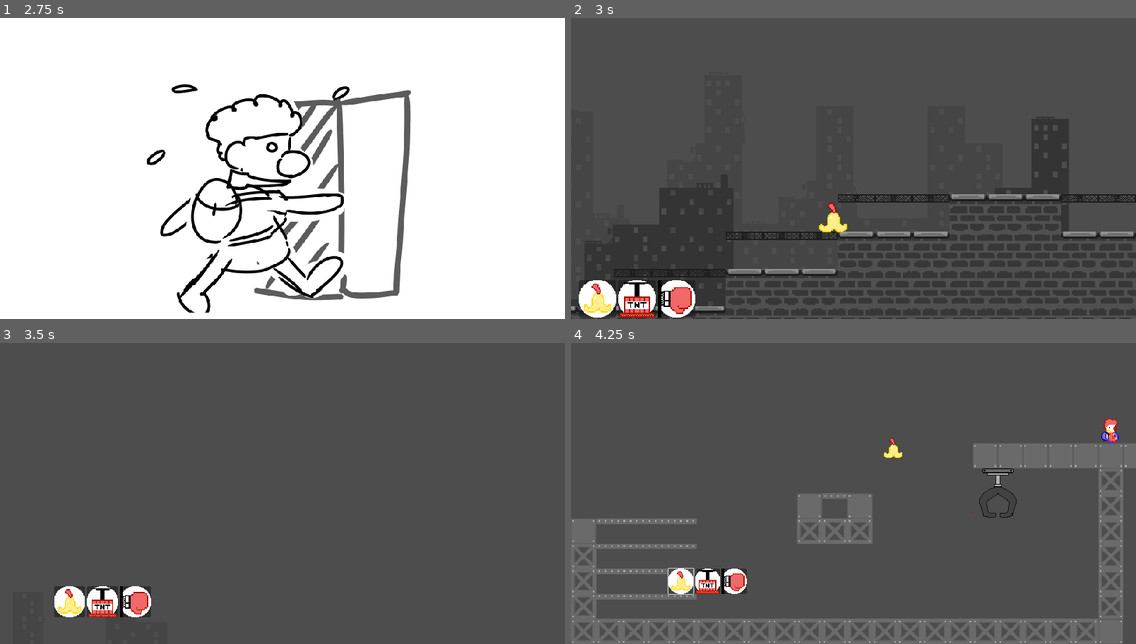
Above: before the commit, frames 1-4 (two rows, left to right).
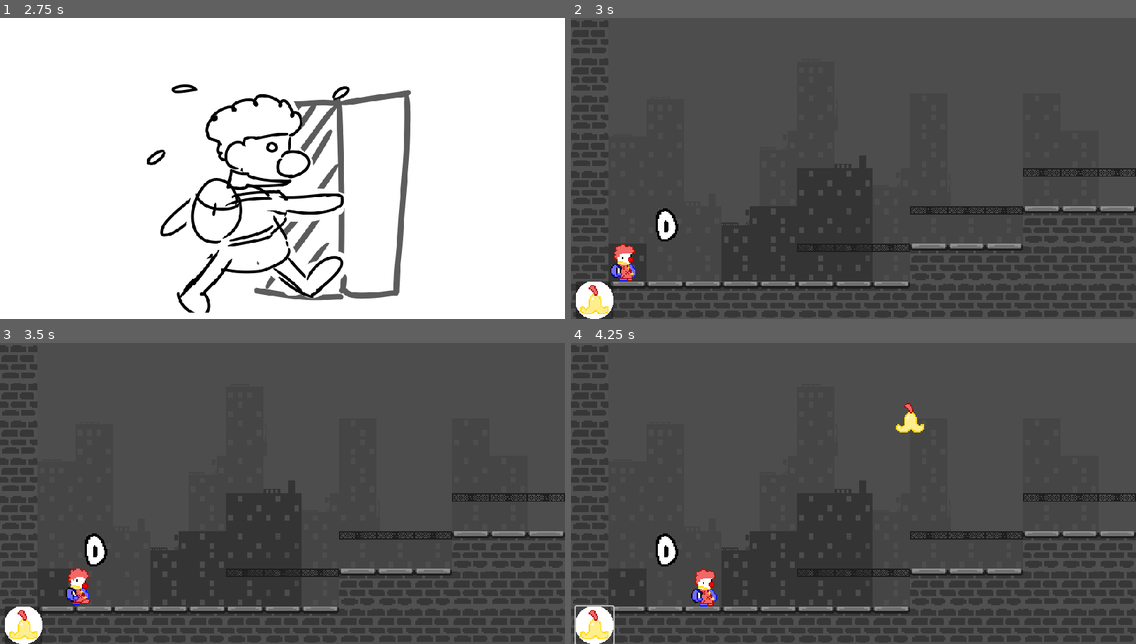
Above: after the commit, the same moments.

Repository: AronMurai/Clown
Game: Godot game, scene res://title/title_screen.tscn
Two runs of this game, one before a commit and one after it. Both use one fixed random seed, a clock stepped at 60 frames per second and the inputs below. Sound files missing from this copy of the repository are replaced by a short silence.
Inputs (mouse positions are in pixels of both pictures, inside the frame that each line leads up to; where the layout moved, square brackets give the same spot in the first picture):
- Up to frame 1 (2.75 s): click "PLAY" at 0.5 s; tap Enter at 1.25 s; move the mouse to (406, 153) at 1.27 s; tap F (FORCE_UPDATE_CAMERA) at 1.35 s; click (406, 153) at 1.42 s; tap Space at 2 s; move the mouse to (169, 183) at 2.02 s; click (169, 183) at 2.1 s
- Up to frame 2 (3 s): tap Enter at 2.75 s; move the mouse to (910, 102) at 2.77 s; tap F (FORCE_UPDATE_CAMERA) at 2.85 s; click (910, 102) at 2.92 s
- Up to frame 3 (3.5 s): no input
- Up to frame 4 (4.25 s): click (593, 625) [638, 601] at 3.5 s

Frame 1 is identical in both runs. In frame 2, 20% of the frame differs, in the area x 0-100%, y 32-100%; in frame 3, 13%; in frame 4, 25%, in the area x 0-100%, y 19-100%.

Commit message:
Finished Game!

Diff:
--- a/gags/tnt/tnt.tscn
+++ b/gags/tnt/tnt.tscn
@@ -13,7 +13,6 @@
 collision_layer = 2
 collision_mask = 4
 input_pickable = true
-gravity_scale = 0.0
 script = ExtResource("1_s7v2y")
 explosionMagnitude = 1000.0
 stunTime = 2.0
--- a/levels/level2.tscn
+++ b/levels/level2.tscn
@@ -15,7 +15,7 @@
 scale = Vector2(2, 2)
 tile_set = ExtResource("2_lta8o")
 format = 2
-layer_0/tile_data = PackedInt32Array(458753, 0, 7, 458754, 0 …(1236 unchanged characters)… , 65536, 6, 65566, 0, 6, 131102, 0, 7, 131103, 65536, 6, 131104, 65536, 6, -65504, 0, 7, -65505, 0, 7, -131041, 0, 7, -196577, 0, 6, -196576, 0, 6, 196640, 65536, 6, 196639, 65536, 6, 196638, 0, 7, 262174, 0, 7, 262175, 0, 7, 262176, 0, 7, 262177, 0, 7, 262178, 0, 7, 262179, 0, 7, 262180, 0, 7, 262181, 0, 7, 262182, 0, 7, 65570, 0, 6, 65569, 0, 6, 262183, 0, 7, 196647, 0, 7, 131111, 0, 7, 65575, 0, 6, 196648, 0, 7, -196569, 131072, 6, 262184, 0, 7, 131112, 0, 7, 131113, 0, 7, 196649, 0, 7, 262185, 0, 7, 131114, 0, 7, 196650, 0, 7, 65578, 65536, 6, 65577, 65536, 6, 65576, 65536, 6, 262186, 0, 7, 262187, 0, 7, 196651, 0, 7, 131115, 0, 7, 65579, 65536, 6, 65580, 0, 7, 262188, 0, 7, 196652, 0, 7, 131116, 0, 7, 44, 0, 7, -65492, 0, 7, -131028, 0, 7, -196568, 262144, 6, -196567, 262144, 6, -196566, 262144, 6, -196564, 131072, 6, -196565, 262144, 6)
+layer_0/tile_data = PackedInt32Array(458753, 0, 7, 458754, 0 …(1236 unchanged characters)… , 65536, 6, 65566, 0, 6, 131102, 0, 7, 196638, 0, 7, 262174, 0, 7, 262175, 0, 7, 262176, 0, 7, 262177, 0, 7, 262178, 0, 7, 262179, 0, 7, 262180, 0, 7, 262181, 0, 7, 262182, 0, 7, 65569, 65536, 6, 262183, 0, 7, 196647, 0, 7, 131111, 0, 7, 65575, 0, 6, 196648, 0, 7, 262184, 0, 7, 131112, 0, 7, 131113, 0, 7, 196649, 0, 7, 262185, 0, 7, 131114, 0, 7, 196650, 0, 7, 65578, 65536, 6, 65577, 65536, 6, 65576, 65536, 6, 262186, 0, 7, 262187, 0, 7, 196651, 0, 7, 131115, 0, 7, 65579, 65536, 6, 65580, 0, 7, 262188, 0, 7, 196652, 0, 7, 131116, 0, 7, 44, 0, 7, -65492, 0, 7, -131028, 0, 7, -196568, 262144, 6, -196567, 262144, 6, -196566, 262144, 6, -196564, 131072, 6, -196565, 262144, 6, 196639, 0, 6, 196640, 0, 6, 196641, 0, 6, 196642, 0, 6, 196643, 0, 6, 196644, 0, 6, 196645, 0, 6, 196646, 0, 6)
 
 [node name="Room0" parent="." instance=ExtResource("3_s5sjw")]
 position = Vector2(480, 256)
--- a/main.gd
+++ b/main.gd
@@ -1,5 +1,25 @@
 extends Node
+
+@export var player : Player
+@export var explosion : PackedScene
 
 func _on_end_of_game_body_entered(body):
 	if body is Player:
-		get_tree().change_scene_to_file("res://cutscenes/ending_cutscene.tscn")
+		end_game()
+
+func end_game():
+	var giantExplosion = explosion.instantiate()
+	add_child(giantExplosion)
+	var tween = get_tree().create_tween()
+	giantExplosion.position = $ExplosionPosition.position
+	giantExplosion.scale = Vector2(4.0, 4.0)
+	tween.set_parallel(true)
+	tween.tween_property(player, "rotation", 270, 2)
+	tween.tween_property(player, "position", $TentPosition.position, 2)
+	tween.tween_property(player, "scale", Vector2(0.1, 0.1), 2)
+	tween.set_parallel(false)
+	await get_tree().create_timer(2.0).timeout
+	get_tree().change_scene_to_file("res://cutscenes/ending_cutscene.tscn")
+
+func _on_audio_stream_player_finished():
+	$AudioStreamPlayer.play()
--- a/main.tscn
+++ b/main.tscn
@@ -1,6 +1,7 @@
-[gd_scene load_steps=14 format=3 uid="uid://cf7s4cqfn4ly1"]
+[gd_scene load_steps=15 format=3 uid="uid://cf7s4cqfn4ly1"]
 
 [ext_resource type="Script" path="res://main.gd" id="1_he83c"]
+[ext_resource type="PackedScene" uid="uid://xul1d2wye0b0" path="res://gags/tnt/explosion.tscn" id="2_3h5v0"]
 [ext_resource type="PackedScene" uid="uid://c4es86373kq26" path="res://player/player.tscn" id="2_psbdu"]
 [ext_resource type="PackedScene" uid="uid://6y5ct0eh1hxa" path="res://gag_spawner/gag_spawner.tscn" id="3_8jvfe"]
 [ext_resource type="PackedScene" uid="uid://dr44gv2w7j8ga" path="res://levels/level0.tscn" id="3_u70ck"]
@@ -9,18 +10,20 @@
 [ext_resource type="PackedScene" uid="uid://cysy8l8xc3law" path="res://levels/level1.tscn" id="6_2eiwu"]
 [ext_resource type="PackedScene" uid="uid://dd0udol7f2jns" path="res://levels/level2.tscn" id="7_0ndgd"]
 [ext_resource type="PackedScene" uid="uid://do0j558xkqcxs" path="res://background.tscn" id="8_v5wh3"]
-[ext_resource type="PackedScene" uid="uid://d1gq02ye7v2nt" path="res://gags/banana_peel/banana_peel.tscn" id="9_4xyil"]
 [ext_resource type="PackedScene" uid="uid://b76sbp210fwma" path="res://levels/level3.tscn" id="10_saq5h"]
 [ext_resource type="PackedScene" uid="uid://b2jcuigt6l32y" path="res://levels/level4.tscn" id="11_v6opg"]
+[ext_resource type="AudioStream" uid="uid://c8po685ctx5re" path="res://clown-song.wav" id="13_25ops"]
 
 [sub_resource type="RectangleShape2D" id="RectangleShape2D_pf7pa"]
 size = Vector2(320, 256)
 
-[node name="Main" type="Node"]
+[node name="Main" type="Node" node_paths=PackedStringArray("player")]
 script = ExtResource("1_he83c")
+player = NodePath("Player")
+explosion = ExtResource("2_3h5v0")
 
 [node name="Player" parent="." instance=ExtResource("2_psbdu")]
-position = Vector2(10480, -1288)
+position = Vector2(88, 416)
 
 [node name="Levels" type="Node" parent="." node_paths=PackedStringArray("camera", "gagSpawner")]
 script = ExtResource("5_mvy1o")
@@ -56,9 +59,6 @@
 
 [node name="Background" parent="." instance=ExtResource("8_v5wh3")]
 
-[node name="BananaPeel" parent="." instance=ExtResource("9_4xyil")]
-position = Vector2(760, 296)
-
 [node name="EndOfGame" type="Area2D" parent="."]
 position = Vector2(12152, -1424)
 
@@ -66,4 +66,15 @@
 position = Vector2(104, 80)
 shape = SubResource("RectangleShape2D_pf7pa")
 
+[node name="TentPosition" type="Node2D" parent="."]
+position = Vector2(12136, -1328)
+
+[node name="ExplosionPosition" type="Node2D" parent="."]
+position = Vector2(12120, -1096)
+
+[node name="AudioStreamPlayer" type="AudioStreamPlayer" parent="."]
+stream = ExtResource("13_25ops")
+autoplay = true
+
 [connection signal="body_entered" from="EndOfGame" to="." method="_on_end_of_game_body_entered"]
+[connection signal="finished" from="AudioStreamPlayer" to="." method="_on_audio_stream_player_finished"]
--- a/player/player.tscn
+++ b/player/player.tscn
@@ -55,6 +55,7 @@
 shape = SubResource("RectangleShape2D_omfkw")
 
 [node name="FrontRayCast2D" type="RayCast2D" parent="."]
+position = Vector2(0, 16)
 target_position = Vector2(0, 0)
 collision_mask = 4
 
--- a/project.godot
+++ b/project.godot
@@ -14,6 +14,7 @@
 run/main_scene="res://title/title_screen.tscn"
 config/features=PackedStringArray("4.2", "GL Compatibility")
 config/icon="res://icon.svg"
+config/windows_native_icon="res://clown.ico"
 
 [display]
 
Not shown, added: clown-song.wav.import
Binary file added: clown.ico
Not shown, added: export_presets.cfg
Binary file added: gags/tnt/clown.ico
Not shown, added: clown-song.wav
